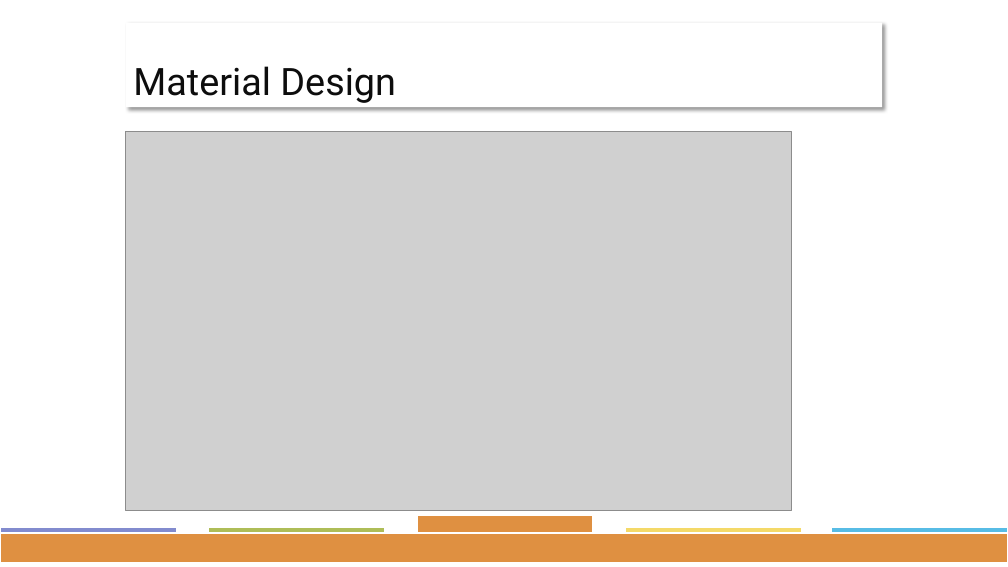
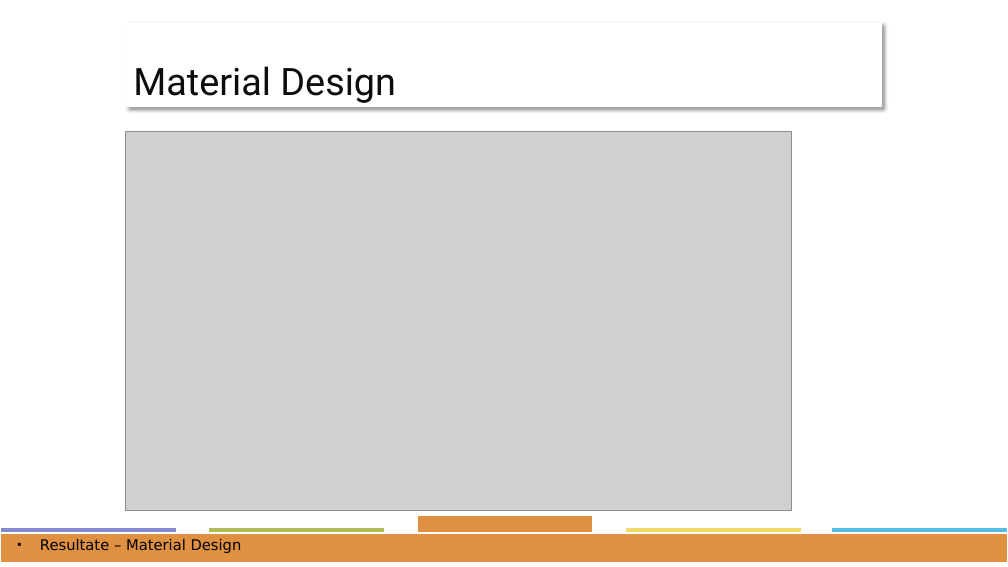
Before and after one commit to ffhsAndroidDenisTobias/androidProject, a slide deck: slide 12 of docs/Präsentation/Project-Presentation.pptx. Drawn at 1008x567 pixels with LibreOffice and Linux fonts; fonts in the diff are those of the drawing; grey boxes stand for pictures. Boxes give left, top, right and bottom in pixels: in the first picture for what was removed or moved away, otherwise in the second. Text is boxed around its words. In the diff, an @@ line names an element or a change of style, - is before the commit and + after.

```diff
--- a/docs/Präsentation/Project-Presentation.pptx
+++ b/docs/Präsentation/Project-Presentation.pptx
@@ text added at [40,539,242,553], 14 pt, text #000000 @@
+▪ Resultate – Material Design
```
Also in this commit, not shown: 14 other slides changed, 1 slide added.
